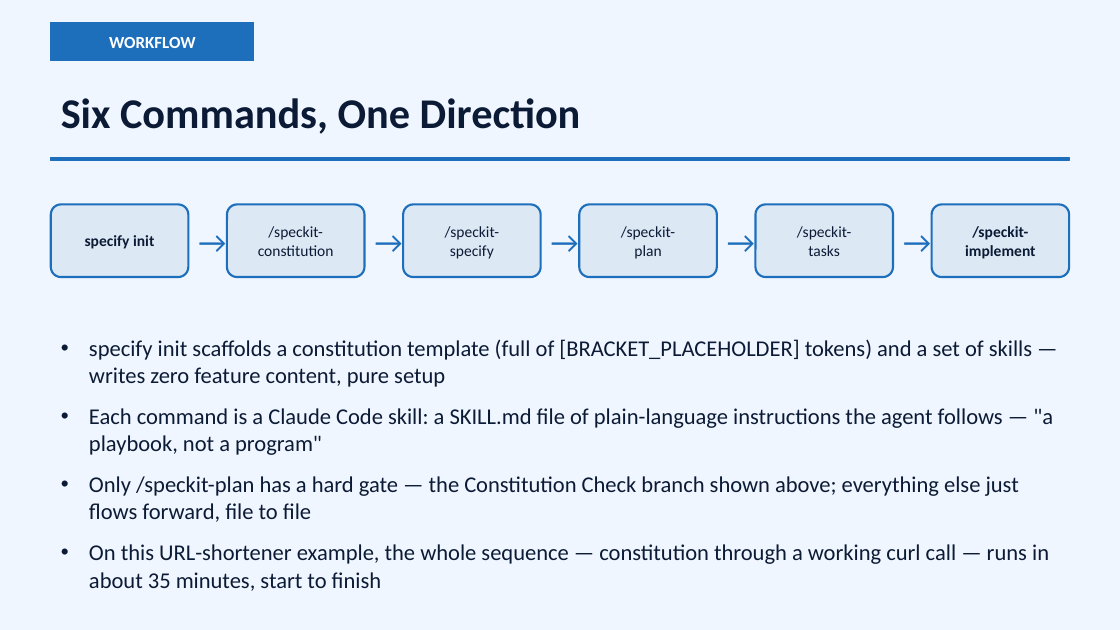
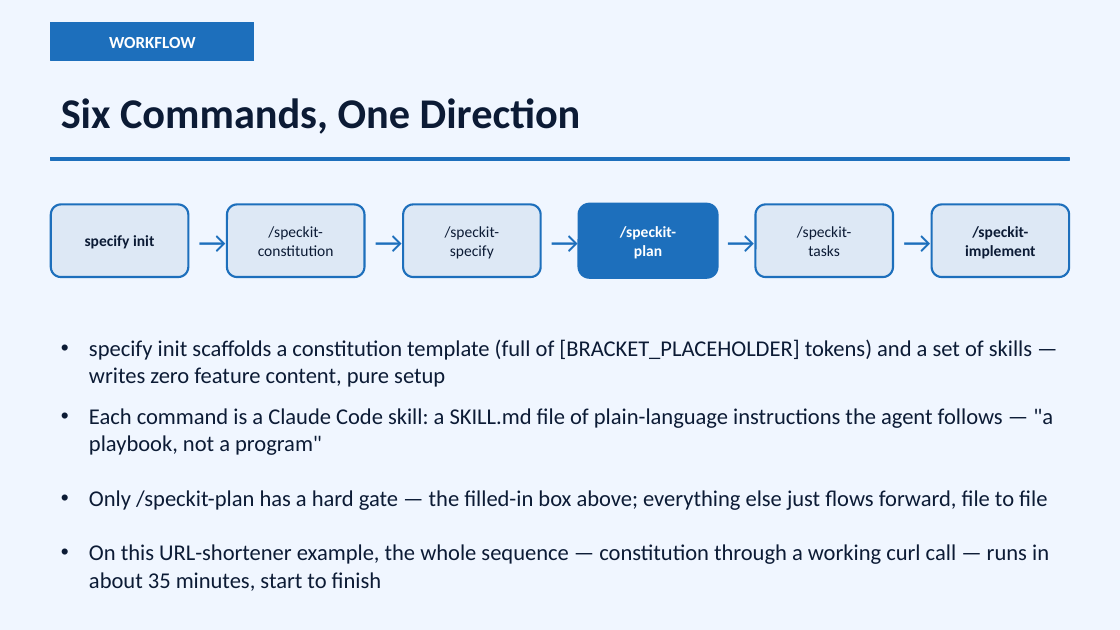
Before and after one commit to choicespecs/speckit-live-workshop, a slide deck: slide 5 of presentation/SpecDrivenDevelopment.pptx. Drawn at 1120x630 pixels with LibreOffice and Linux fonts; fonts in the diff are those of the drawing. Boxes give left, top, right and bottom in pixels: in the first picture for what was removed or moved away, otherwise in the second. Text is boxed around its words. In the diff, an @@ line names an element or a change of style, - is before the commit and + after.

```diff
--- a/presentation/SpecDrivenDevelopment.pptx
+++ b/presentation/SpecDrivenDevelopment.pptx
@@ text "/speckit-" at [620, 226, 676, 259]: text colour #0C1B35 to #FFFFFF, bold on @@
@@ rounded rectangle at [579, 204, 717, 276]: fill #DDE8F5 to #1D6FBC; outline #1D6FBC 1.5 pt to #1D6FBC 2.5 pt @@
@@ text at [89, 490, 1047, 510]: text changed @@
-• Only /speckit-plan has a hard gate — the Constitution Check branch shown above; everything else just flows forward, file to file
+• Only /speckit-plan has a hard gate — the filled-in box above; everything else just flows forward, file to file
```
Also in this commit, not shown: 1 other slide changed.
